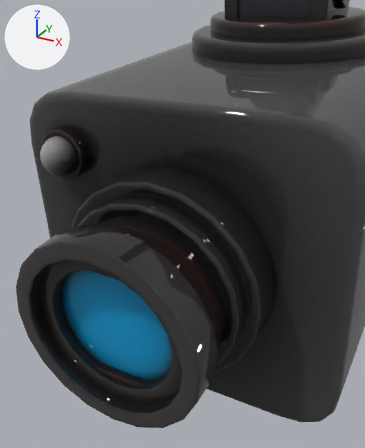
A saved change to the FBX model My project/Assets/Art/Cam/OBJ_Cam.fbx.
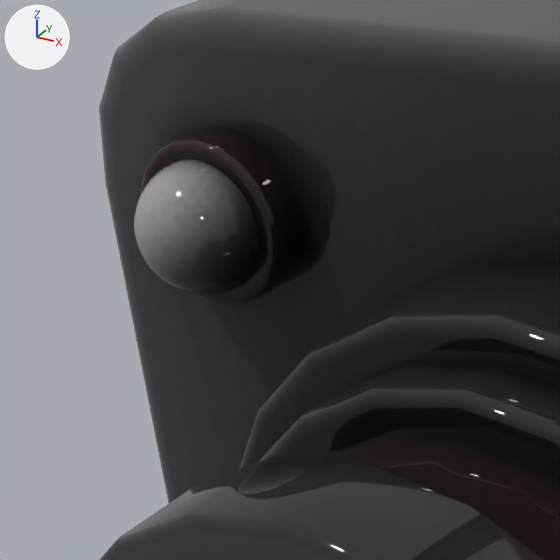
Each version is shown from a 50 mm camera at (0.349, -0.984, -1.167) aimed at (0.008, -0.364, -1.478), then close up on the part from 0% to 46% of the width and 20% to 57% of the height. The lights are fixed; the arrows at upper left show +X, +Y and +Z. Where no turn or scale is listed for an object, it has been applied to the vertices.

Before the edit, the objects in view are built like this:
```python
me_mesh_002 = bpy.data.meshes.new('Mesh.002')
me_mesh_002.from_pydata(...)  # 1278 vertices, 2386 faces; spans x -0.271..0.271, y -0.54..0.524, z -0.658..0.08
me_mesh_002.materials.append(mat_material)  # picture img_material_base_color_png
me_mesh_003 = bpy.data.meshes.new('Mesh.003')
me_mesh_003.from_pydata(...)  # 257 vertices, 256 faces; spans x -0.2141..-0.1503, y -0.3617..-0.3269, z -1.7465..-1.6831
me_mesh_003.materials.append(mat_material)  # picture img_material_base_color_png
me_mesh_004 = bpy.data.meshes.new('Mesh.004')
me_mesh_004.from_pydata(...)  # 480 vertices, 470 faces; spans x -0.144..0.144, y -0.044..0.152, z -0.146..0.145
me_mesh_004.materials.append(mat_material)  # picture img_material_base_color_png
ob_cam001 = bpy.data.objects.new('Cam001', me_mesh_002)
ob_cam001.location = (0.0, 0.0666, -1.1423)
ob_led = bpy.data.objects.new('LED', me_mesh_003)
ob_led.location = (0.0, -0.0776, 0.3293)
ob_oeil = bpy.data.objects.new('Oeil', me_mesh_004)
ob_oeil.location = (0.0, -0.538, -1.5627)
```
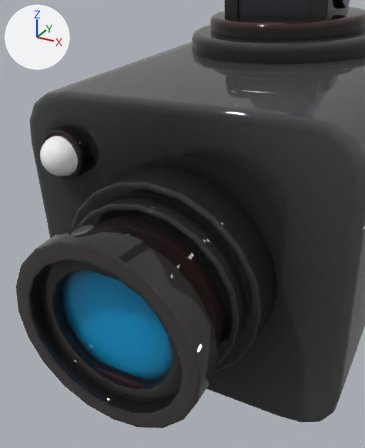
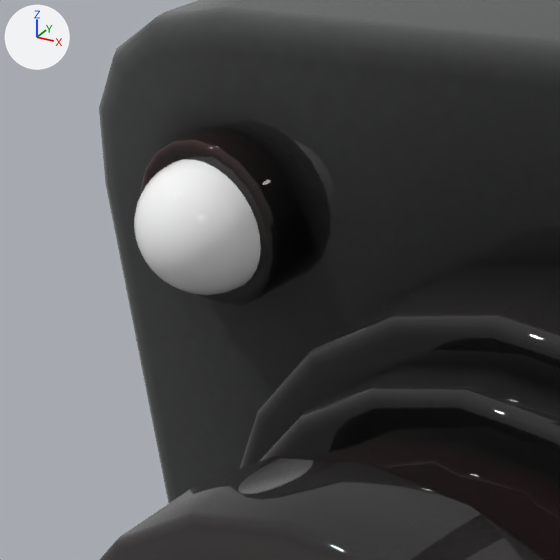
Where the change shows, as pixel boxes (x1, y1, x2, y2) in the close-ups (560 x 560 px):
'LED', recoloured (grey to white): (134, 159, 261, 295) in both

The change, as a list of edits to the scene's bpy script:
```text
Add mat_material__14:
    mat_material__14 = principled_material('Material #14')
    mat_material__14.base_color = (1.0, 1.0, 1.0)  # white #ffffff
    mat_material__14.roughness = 0.0
Change me_mesh_003:
    where me_mesh_003.from_pydata(...)  # 257 vertices, 256 faces; spans x -0.2141..-0.1503, y -0.3617..-0.3269, z -1.7465..-1.6831
    remove me_mesh_003.materials.append(mat_material)  # picture img_material_base_color_png
    add me_mesh_003.materials.append(mat_material__14)  # white #ffffff
```
